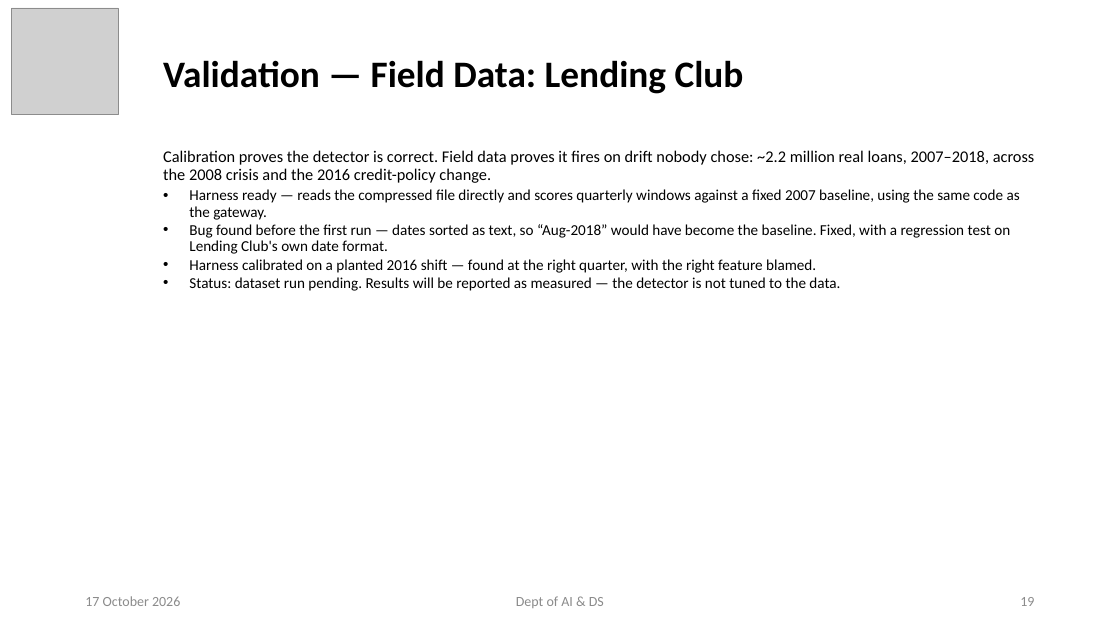
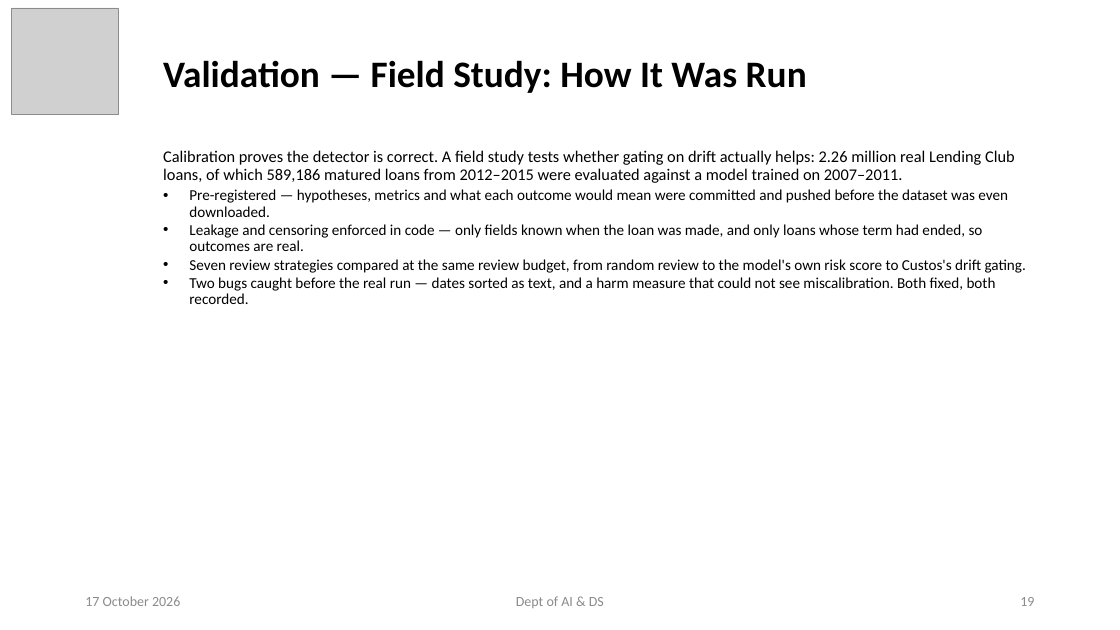
Before and after one commit to ayushpandey0201/custos, a slide deck: slide 19 of docs/presentations/Custos_Phase2_Review2.pptx. Drawn at 1120x630 pixels with LibreOffice and Linux fonts; fonts in the diff are those of the drawing; grey boxes stand for pictures. Boxes give left, top, right and bottom in pixels: in the first picture for what was removed or moved away, otherwise in the second. Text is boxed around its words. In the diff, an @@ line names an element or a change of style, - is before the commit and + after.

```diff
--- a/docs/presentations/Custos_Phase2_Review2.pptx
+++ b/docs/presentations/Custos_Phase2_Review2.pptx
@@ title at box(163, 60, 807, 93): text changed @@
-Validation — Field Data: Lending Club
+Validation — Field Study: How It Was Run
@@ subtitle at box(163, 150, 1026, 304): text changed @@
-Calibration proves the detector is correct. Field data proves it fires on drift nobody chose: ~2.2 million real loans, 2007–2018, across the 2008 crisis and the 2016 credit-policy change.
-• Harness ready — reads the compressed file directly and scores quarterly windows against a fixed 2007 baseline, using the same code as the gateway.
-• Bug found before the first run — dates sorted as text, so “Aug-2018” would have become the baseline. Fixed, with a regression test on Lending Club's own date format.
-• Harness calibrated on a planted 2016 shift — found at the right quarter, with the right feature blamed.
-• Status: dataset run pending. Results will be reported as measured — the detector is not tuned to the data.
+Calibration proves the detector is correct. A field study tests whether gating on drift actually helps: 2.26 million real Lending Club loans, of which 589,186 matured loans from 2012–2015 were evaluated against a model trained on 2007–2011.
+• Pre-registered — hypotheses, metrics and what each outcome would mean were committed and pushed before the dataset was even downloaded.
+• Leakage and censoring enforced in code — only fields known when the loan was made, and only loans whose term had ended, so outcomes are real.
+• Seven review strategies compared at the same review budget, from random review to the model's own risk score to Custos's drift gating.
+• Two bugs caught before the real run — dates sorted as text, and a harm measure that could not see miscalibration. Both fixed, both recorded.
```
Also in this commit, not shown: 8 other slides changed, 2 slides added, 6 other files.
